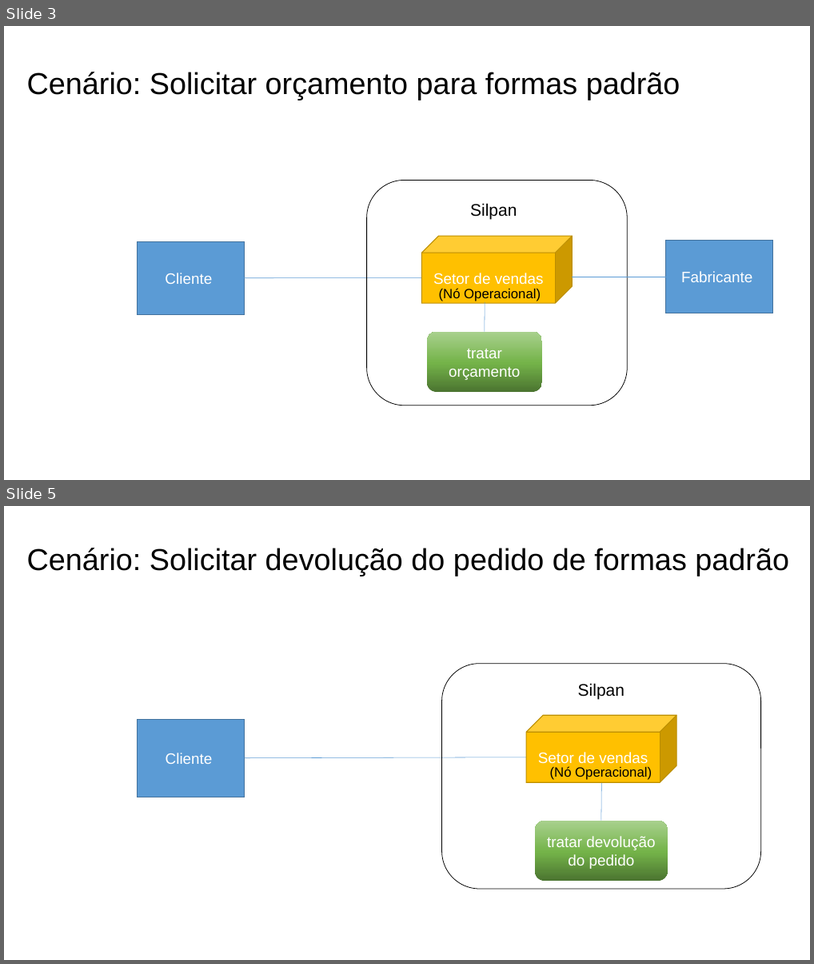
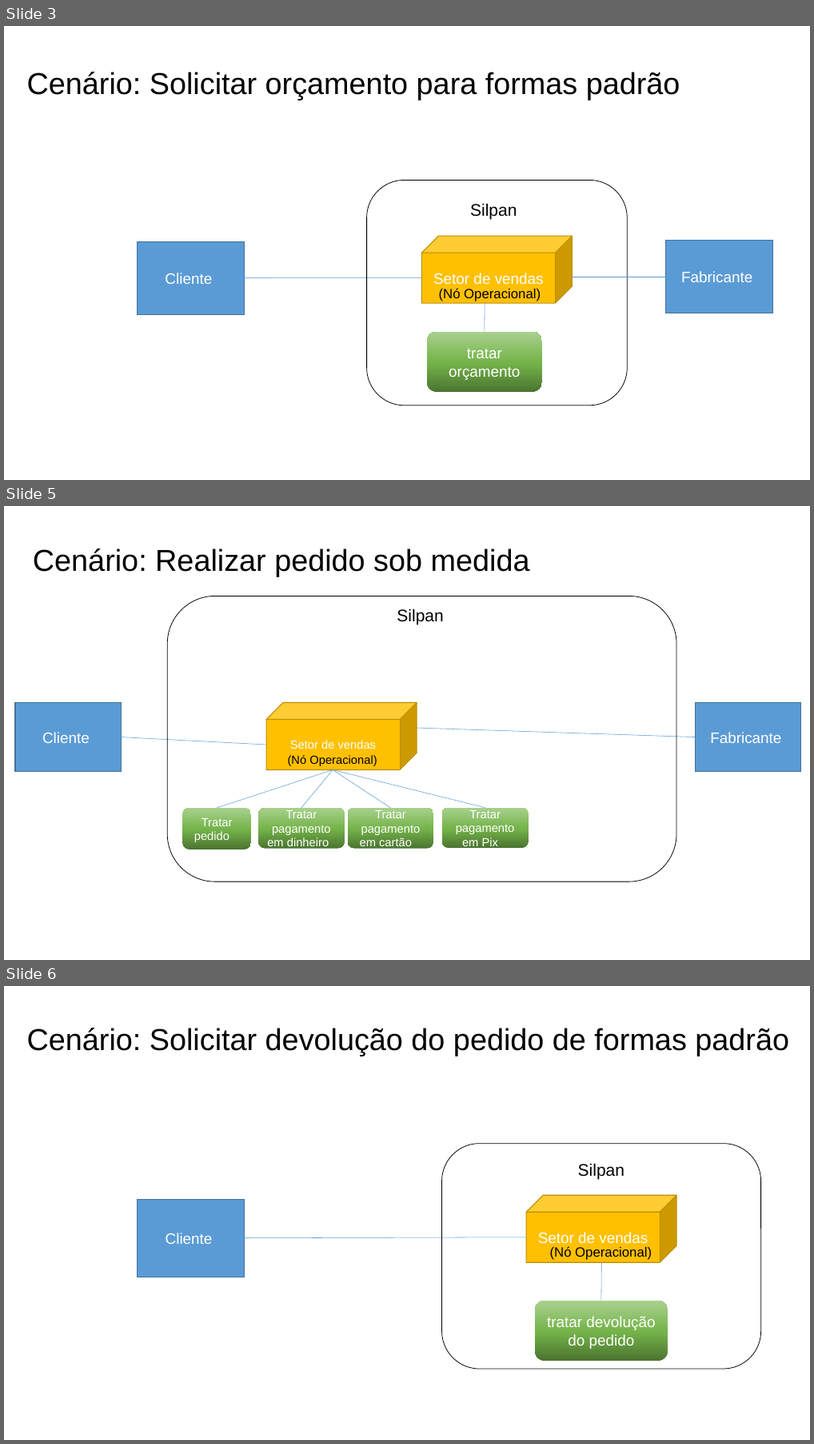
Before and after one commit to Systematicos/FindingApp, a slide deck: Documentation/15._Arquitetura_de_Negócio_para_cada_Cenário.pptx. Shown one above the other, each under a label of ours: slides 3 and 5 before the commit, slides 3, 5 and 6 after it; the slides between them are not shown. The pictures are 814x964 and 814x1444 pixels, drawn with LibreOffice and Linux fonts; fonts in the diff are those of the drawing. Boxes give left, top, right and bottom in pixels: in the first picture for what was removed or moved away, otherwise in the second. Text is boxed around its words. In the diff, an @@ line names an element or a change of style, - is before the commit and + after.

```diff
--- a/Documentation/15._Arquitetura_de_Negócio_para_cada_Cenário.pptx
+++ b/Documentation/15._Arquitetura_de_Negócio_para_cada_Cenário.pptx
@@ slide 5 added at <box>4,506,810,960</box>, background #FFFFFF @@
@@ title added at <box>33,548,530,577</box>, 36 pt, text #000000 @@
+Cenário: Realizar pedido sob medida
@@ rounded rectangle added at <box>167,596,677,882</box>, outline #000000 0.75 pt @@
@@ text added at <box>397,608,443,624</box>, 20 pt, text #000000 @@
+Silpan
@@ rectangle added at <box>15,703,122,771</box>, fill #5B9BD5, outline #43739E 1 pt, 18 pt, text #FFFFFF @@
+Cliente
@@ cube added at <box>266,703,417,770</box>, fill #FFC000, outline #BD8E00 1 pt, 14 pt, text #FFFFFF @@
+Setor de vendas
@@ rectangle added at <box>695,703,802,771</box>, fill #5B9BD5, outline #43739E 1 pt, 18 pt, text #FFFFFF @@
+Fabricante
@@ line added from (121, 737) to (266, 744), #5B9BD5 0.5 pt @@
@@ line added from (417, 728) to (695, 737), #5B9BD5 0.5 pt @@
@@ text added at <box>288,755,377,766</box>, 14 pt, text #000000 @@
+(Nó Operacional)
@@ line added from (333, 770) to (217, 808), #5B9BD5 0.5 pt @@
@@ line added from (333, 770) to (302, 808), #5B9BD5 0.5 pt @@
@@ line added from (333, 770) to (391, 808), #5B9BD5 0.5 pt @@
@@ line added from (333, 770) to (486, 808), #5B9BD5 0.5 pt @@
@@ rounded rectangle added at <box>183,808,251,850</box>, fill gradient #4B7430 to #74B349 to #A9D18E, 14 pt, text #FFFFFF @@
+Tratar pedido
@@ rounded rectangle added at <box>258,808,345,848</box>, fill gradient #4B7430 to #74B349 to #A9D18E, 14 pt, text #FFFFFF @@
+Tratar pagamento em dinheiro
@@ rounded rectangle added at <box>348,808,434,848</box>, fill gradient #4B7430 to #74B349 to #A9D18E, 14 pt, text #FFFFFF @@
+Tratar pagamento em cartão
@@ rounded rectangle added at <box>442,808,529,848</box>, fill gradient #4B7430 to #74B349 to #A9D18E, 14 pt, text #FFFFFF @@
+Tratar pagamento em Pix
@@ what was slide 5 is now slide 6 @@
```
Also in this commit, not shown: 3 slides changed, 1 other file.
